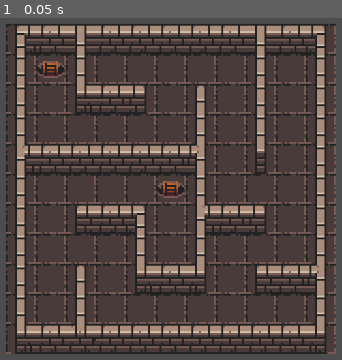
Above: before the commit, frame 1.
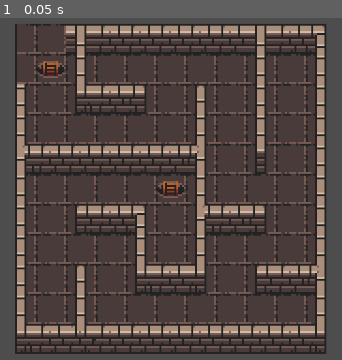
Above: after the commit, the same moment.

Repository: Dungeons-and-Developers-COMPY/Dungeons-and-Developers
Game: Godot game, scene res://Scenes/maze.tscn
Two runs of this game, one before a commit and one after it. Both use one fixed random seed, a clock stepped at 60 frames per second and the inputs below.
Inputs:
- Up to frame 1 (0.05 s): no input

The runs differ from the first frame. In frame 1, 2.4% of the frame differs, in the area x 1-99%, y 1-99%.

Commit message:
Code to remove walls around exit

Diff:
--- a/Scenes/floor.gd
+++ b/Scenes/floor.gd
@@ -2,13 +2,19 @@
 extends TileMapLayer
 
 const default_floor_atlas_coords = Vector2i(0, 0)
+const left_border_atlas_coords = Vector2i(4, 5)
+const right_border_atlas_coords = Vector2i(5, 5)
 const enter_atlas_coords = Vector2i(2,2)
 const SOURCE_ID = 3
 
 func gen_floor(start_coord, exit_coord):
-	for i in range(-1, Globals.grid_size + 1):
+	for i in range(Globals.grid_size):
 		for j in range(-1, Globals.grid_size + 1):
 			set_cell(Vector2i(i,j), SOURCE_ID, default_floor_atlas_coords)
-
+	# left and right borders
+	for y in range(-1, Globals.grid_size + 1):
+		set_cell(Vector2i(-1, y), SOURCE_ID, left_border_atlas_coords)
+		set_cell(Vector2i(Globals.grid_size, y), SOURCE_ID, right_border_atlas_coords)
+	# mark start end end tiles
 	set_cell(Vector2i(start_coord["row"],start_coord["col"]), SOURCE_ID, enter_atlas_coords)
 	set_cell(Vector2i(exit_coord["row"],exit_coord["col"]), SOURCE_ID, enter_atlas_coords)
--- a/Scripts/maze_gen.gd
+++ b/Scripts/maze_gen.gd
@@ -101,6 +101,8 @@
 	set_cell(Vector2i(Globals.grid_size, -1), SOURCE_ID, Vector2i(3, 0)) # top right
 	set_cell(Vector2i(-1, Globals.grid_size), SOURCE_ID, Vector2i(1, 2)) # bottom left
 	set_cell(Vector2i(Globals.grid_size, Globals.grid_size), SOURCE_ID, Vector2i(3, 2)) # bottom right
+
+	make_exit(exit_coord["row"], exit_coord["col"])
 
 func delete_cell_at(pos: Vector2):
 	set_cell(pos)
@@ -301,6 +303,27 @@
 	var atlas_coord = wall_type_atlas_coords.get(index, normal_wall_atlas_coords)
 	set_cell(coord, SOURCE_ID, atlas_coord)
 
+# function to remove walls surrounding exit square
+func make_exit(x: int, y: int):
+	if x == 0:
+		delete_cell_at(Vector2i(x-1, y))
+		# corners
+		if y == 0:
+			delete_cell_at(Vector2i(x-1, y-1))
+		elif y == Globals.grid_size - 1:
+			delete_cell_at(Vector2i(x-1, Globals.grid_size))
+	if x == Globals.grid_size - 1:
+		delete_cell_at(Vector2i(Globals.grid_size, y))
+		# corners
+		if y == 0:
+			delete_cell_at(Vector2i( Globals.grid_size, y-1))
+		elif y == Globals.grid_size - 1:
+			delete_cell_at(Vector2i( Globals.grid_size, Globals.grid_size))
+	if y == 0:
+		delete_cell_at(Vector2i(x, y-1))
+	if y == Globals.grid_size - 1:
+		delete_cell_at(Vector2i(x, Globals.grid_size))
+
 func print_grid():
 	var row: String = ""
 	for y in range(Globals.grid_size):
